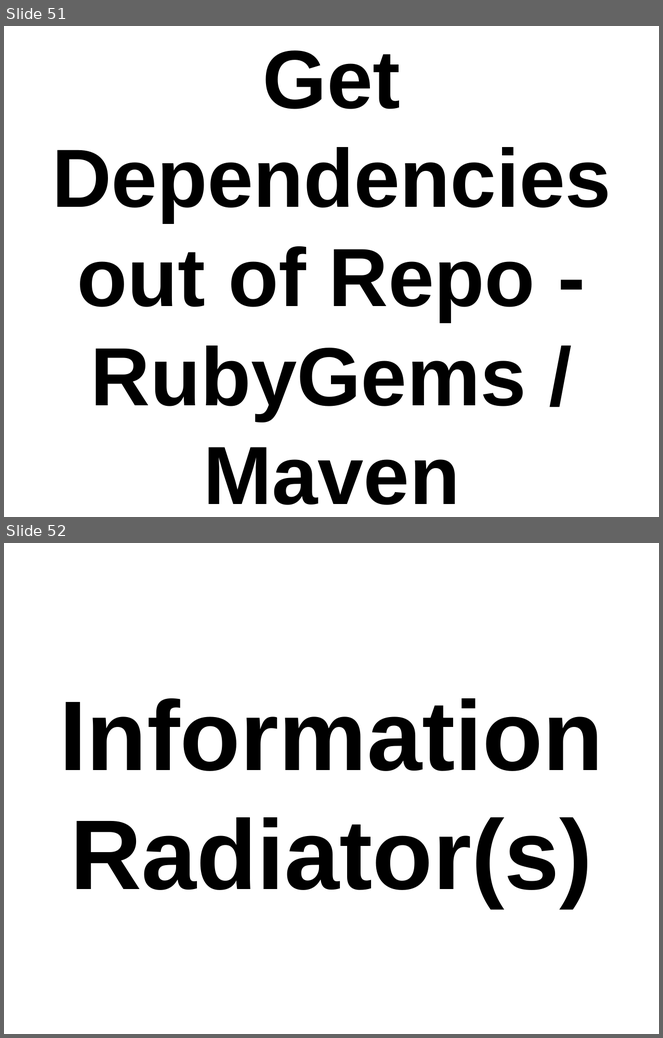
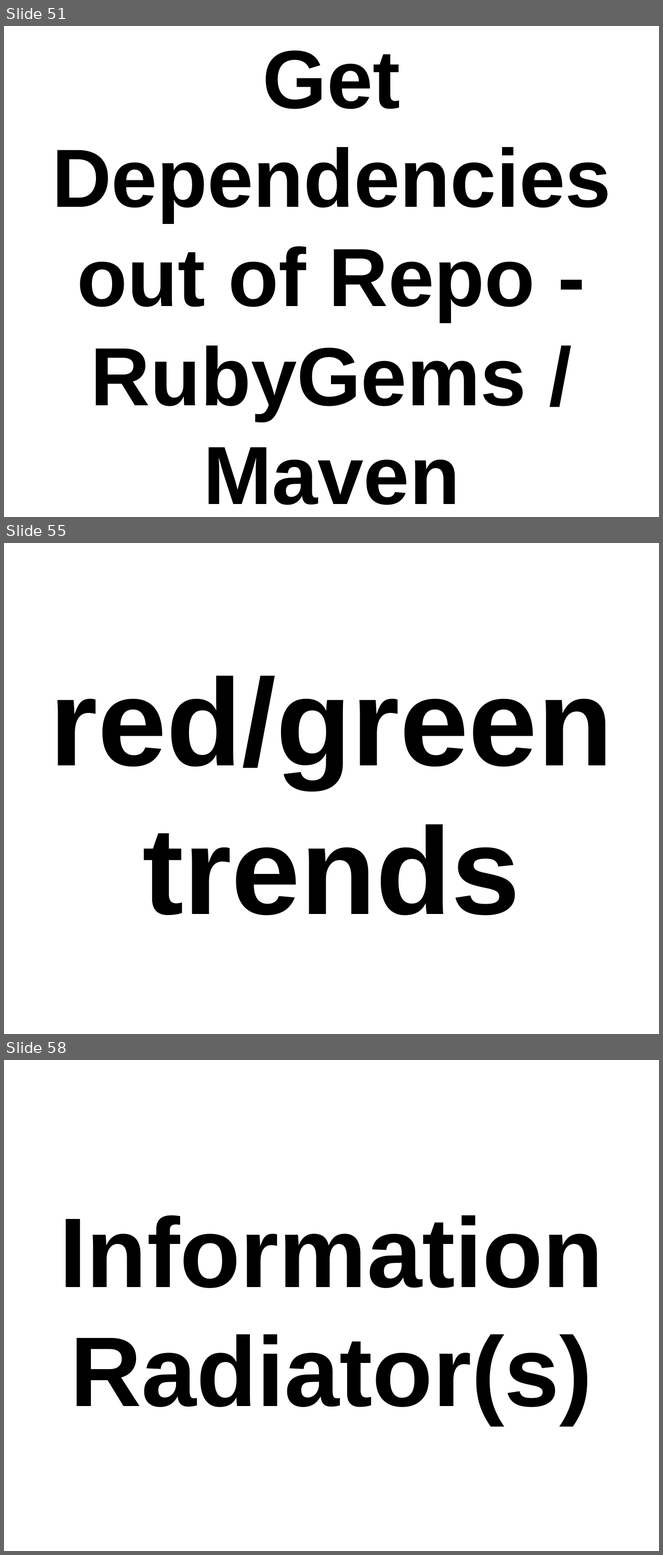
Before and after one commit to thewoolleyman/ci_for_the_rails_guy_or_gal, a slide deck: presentation/ci_for_the_web_2.0_guy_or_gal.odp. Shown one above the other, each under a label of ours: slides 51 and 52 before the commit, slides 51, 55 and 58 after it; the slides between them are not shown. The pictures are 663x1038 and 663x1555 pixels, drawn with LibreOffice and Linux fonts; fonts in the diff are those of the drawing. Boxes give left, top, right and bottom in pixels: in the first picture for what was removed or moved away, otherwise in the second. Text is boxed around its words. In the diff, an @@ line names an element or a change of style, - is before the commit and + after.

```diff
--- a/presentation/ci_for_the_web_2.0_guy_or_gal.odp
+++ b/presentation/ci_for_the_web_2.0_guy_or_gal.odp
@@ slide 55 added at [4,543,659,1034], background #FFFFFF @@
@@ title added at [49,676,613,916], 150 pt, text #000000, bold @@
+red/green trends
@@ what was slide 52 is now slide 58 @@
```
Also in this commit, not shown: 1 slide changed, 6 other slides added, 1 slide removed.
